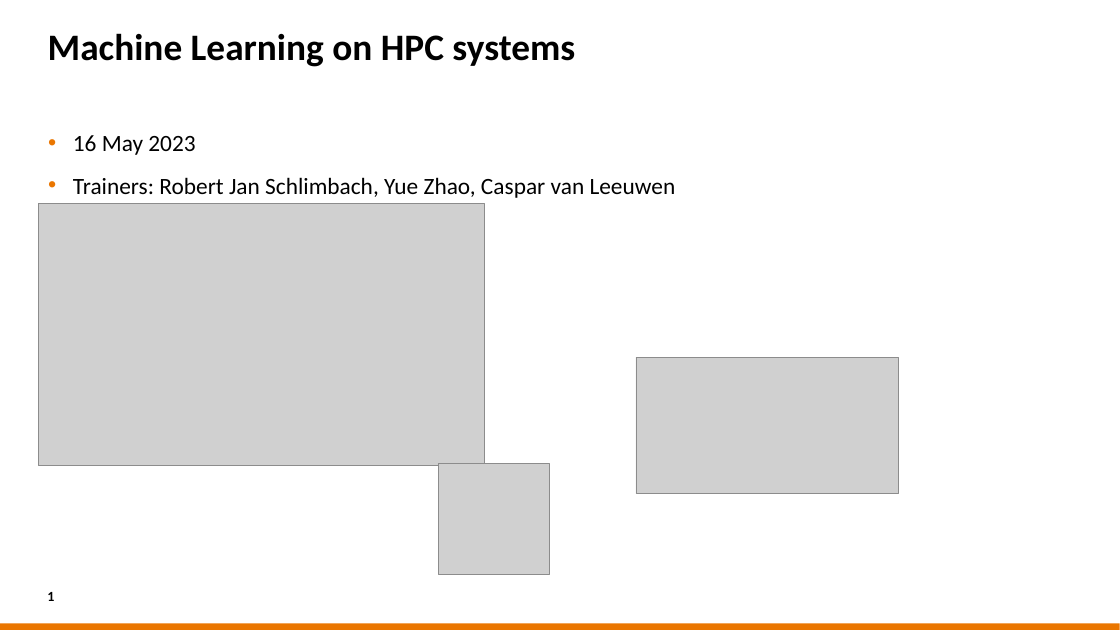
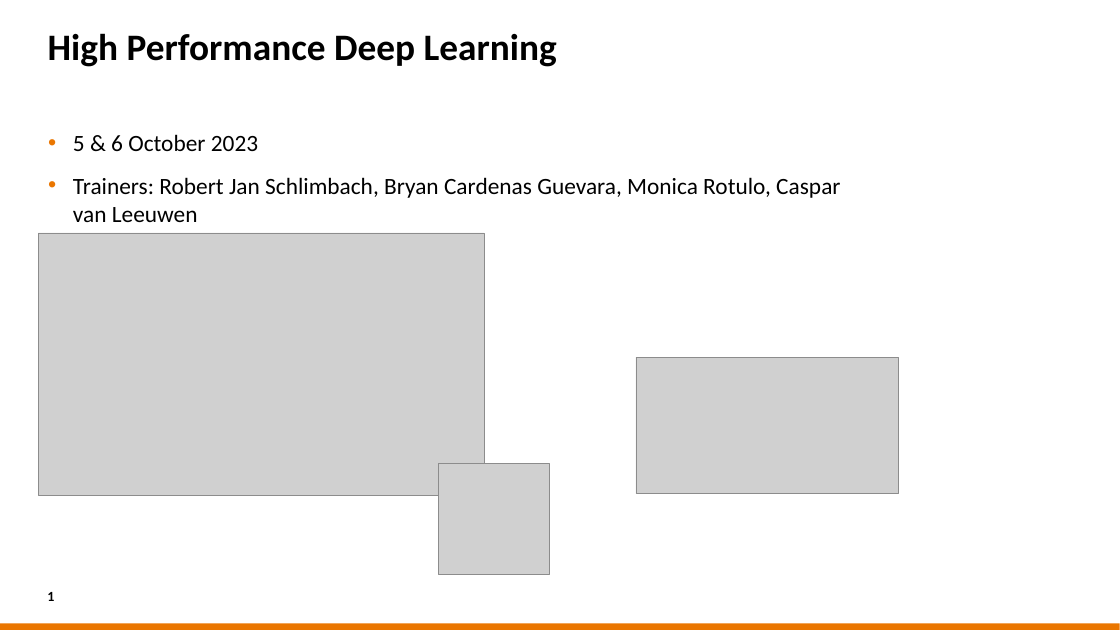
Before and after one commit to sara-nl/MLonHPC_2day_Okt2023, a slide deck: slide 1 of Day1/slides/EuroHPC_HPML_welcome.pptx. Drawn at 1120x630 pixels with LibreOffice and Linux fonts; fonts in the diff are those of the drawing; grey boxes stand for pictures; background and template pictures are left out. Boxes give left, top, right and bottom in pixels: in the first picture for what was removed or moved away, otherwise in the second. Text is boxed around its words. In the diff, an @@ line names an element or a change of style, - is before the commit and + after.

```diff
--- a/Day1/slides/EuroHPC_HPML_welcome.pptx
+++ b/Day1/slides/EuroHPC_HPML_welcome.pptx
@@ title at bbox=[48, 33, 557, 67]: text changed @@
-Machine Learning on HPC systems
+High Performance Deep Learning
@@ text at bbox=[73, 134, 840, 222]: text changed @@
-• 16 May 2023
-• Trainers: Robert Jan Schlimbach, Yue Zhao, Caspar van Leeuwen
+• 5 & 6 October 2023
+• Trainers: Robert Jan Schlimbach, Bryan Cardenas Guevara, Monica Rotulo, Caspar van Leeuwen
@@ picture: place and size @@
-picture at bbox=[39, 203, 484, 465]
+picture at bbox=[39, 233, 484, 495]
```
Also in this commit, not shown: 3 other slides changed, 2 slides added, 1 other file.
